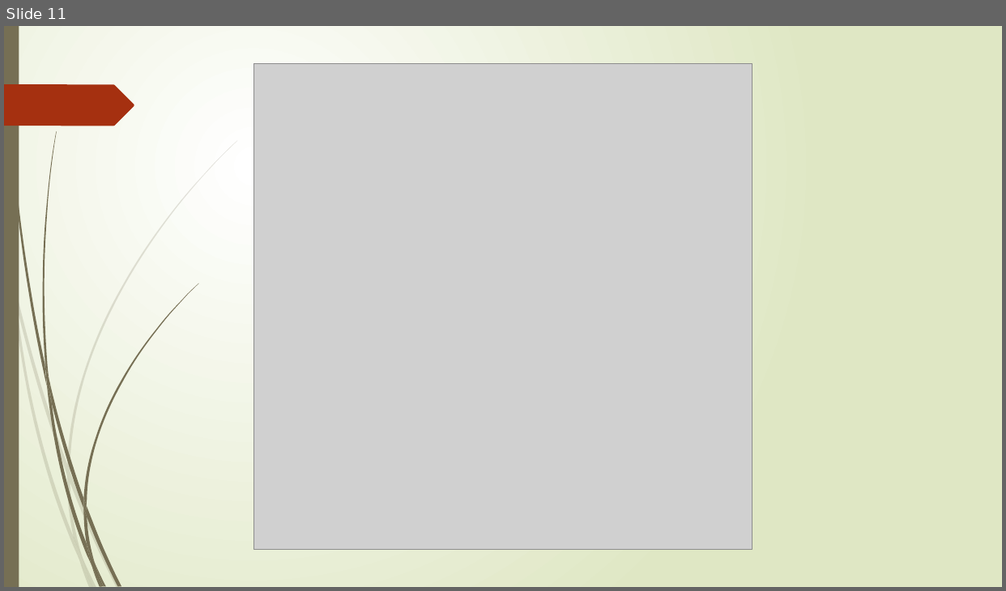
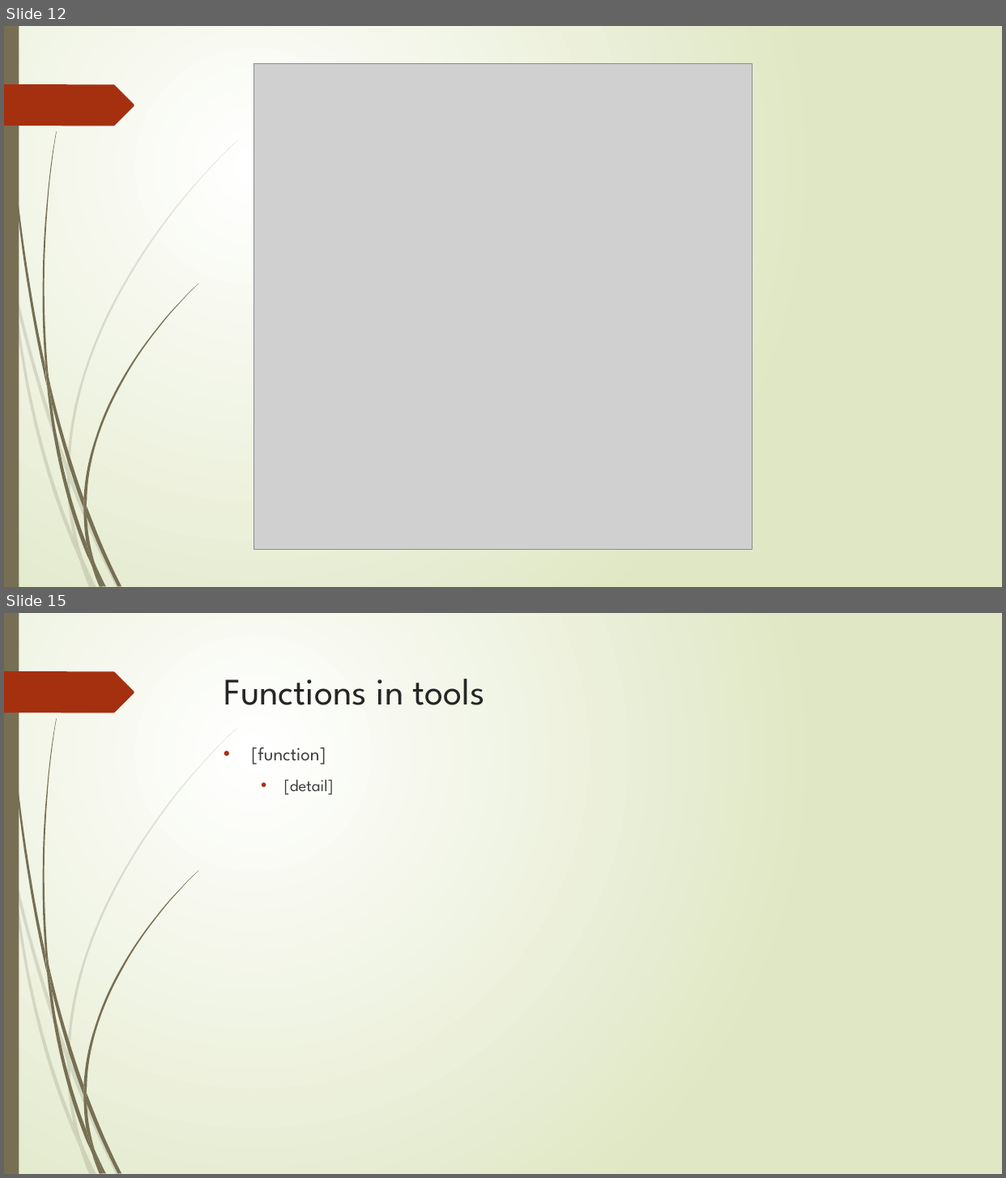
Before and after one commit to hsmmi/Exact-Acceleration-of-K-Means-and-K-Means-parallel, a slide deck: report/spr_final_paper.pptx. Shown one above the other, each under a label of ours: slide 11 before the commit, slides 12 and 15 after it; the slides between them are not shown. The pictures are 1006x591 and 1006x1178 pixels, drawn with LibreOffice and Linux fonts; fonts in the diff are those of the drawing; grey boxes stand for pictures. Boxes give left, top, right and bottom in pixels: in the first picture for what was removed or moved away, otherwise in the second. Text is boxed around its words. In the diff, an @@ line names an element or a change of style, - is before the commit and + after.

```diff
--- a/report/spr_final_paper.pptx
+++ b/report/spr_final_paper.pptx
@@ slide 15 added at [4, 613, 1002, 1174], background gradient #FFFFFF to #DFE8C4; not listed: 24 template elements that a slide beside it also shows @@
@@ title added at [224, 679, 485, 705], 36 pt, text #262626 @@
+Functions in tools
@@ text added at [252, 747, 334, 795], 18 pt, text #404040 @@
+• [function]
+  • [detail]
@@ what was slide 11 is now slide 12 @@
```
Also in this commit, not shown: 1 slide changed, 12 other slides added.
